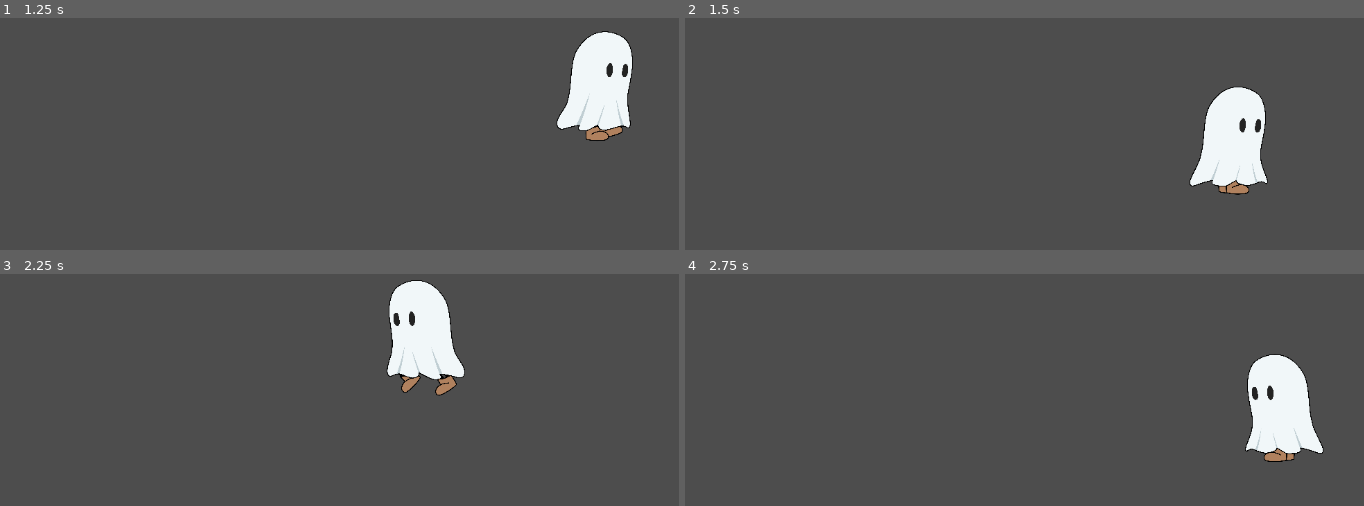
Above: before the commit, frames 1-4 (two rows, left to right).
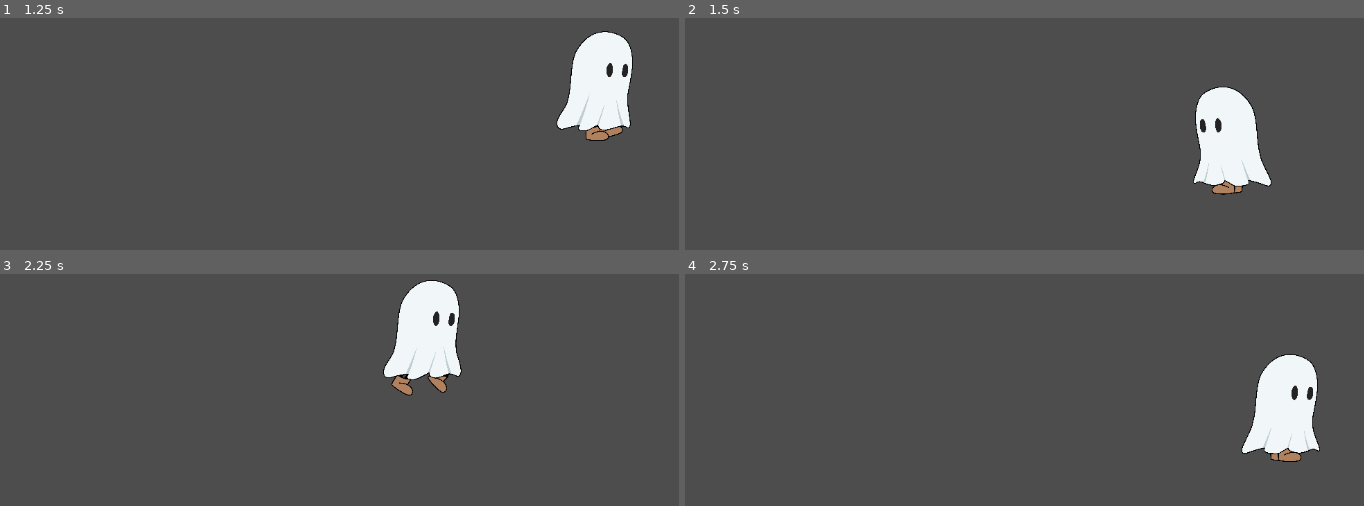
Above: after the commit, the same moments.

Repository: gerlyntan07/Light-Shop_Game
Game: Godot game, scene res://player.tscn
The game is run twice, just before and just after one commit, with the same random seed, the same clock (stepped at 60 frames per second) and the same inputs.
Inputs:
- Up to frame 1 (1.25 s): hold Right (move_right) from 0.53 s (still down); tap Space (jump) at 0.6, 0.77, 1.07 s
- Up to frame 2 (1.5 s): release Right (move_right) at 1.28 s; hold Left (move_left) from 1.28 s (still down); tap Space (jump) at 1.35 s
- Up to frame 3 (2.25 s): tap Space (jump) at 1.52, 1.82, 2.1 s; release Left (move_left) at 2.03 s; hold Right (move_right) from 2.03 s (still down)
- Up to frame 4 (2.75 s): keep holding Right (move_right)

Frame 1 is identical in both runs. In frame 2, 1.5% of the frame differs, in the area x 74-87%, y 29-77%; in frame 3, 1.8%, in the area x 56-69%, y 2-53%; in frame 4, 1.5%.

Commit message:
script: flip_h mid air depending on control direction

Diff:
--- a/light-shop/player.gd
+++ b/light-shop/player.gd
@@ -51,7 +51,7 @@
 		# Jump animation should have the highest priority
 		if $AnimatedSprite2D.animation != "jump":
 			$AnimatedSprite2D.play("jump")
-			$AnimatedSprite2D.flip_h = velocity.x < 0
+		$AnimatedSprite2D.flip_h = velocity.x < 0
 	elif velocity.x != 0:
 		# Only play walk if not jumping
 		if $AnimatedSprite2D.animation != "walk":
